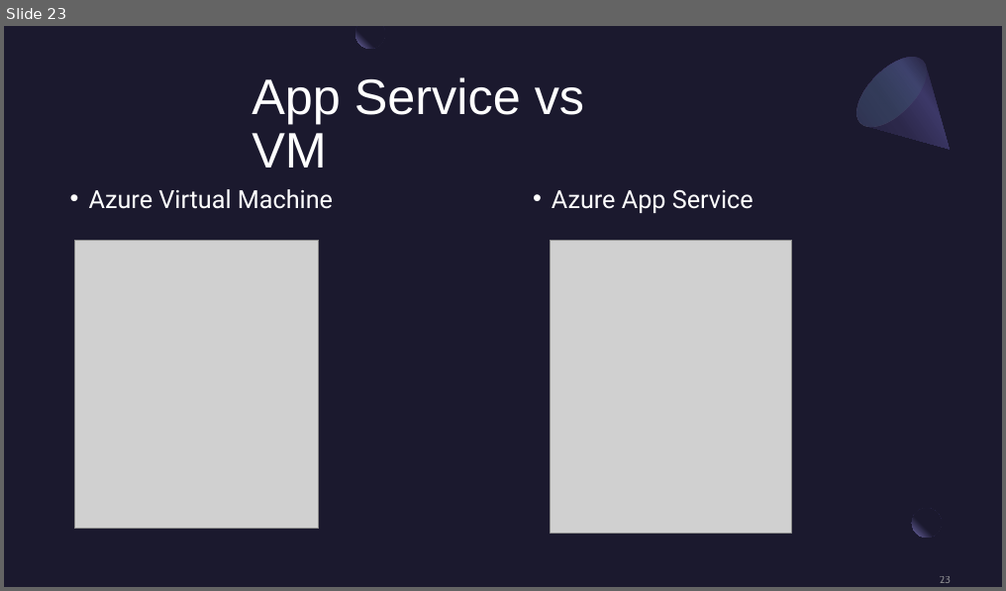
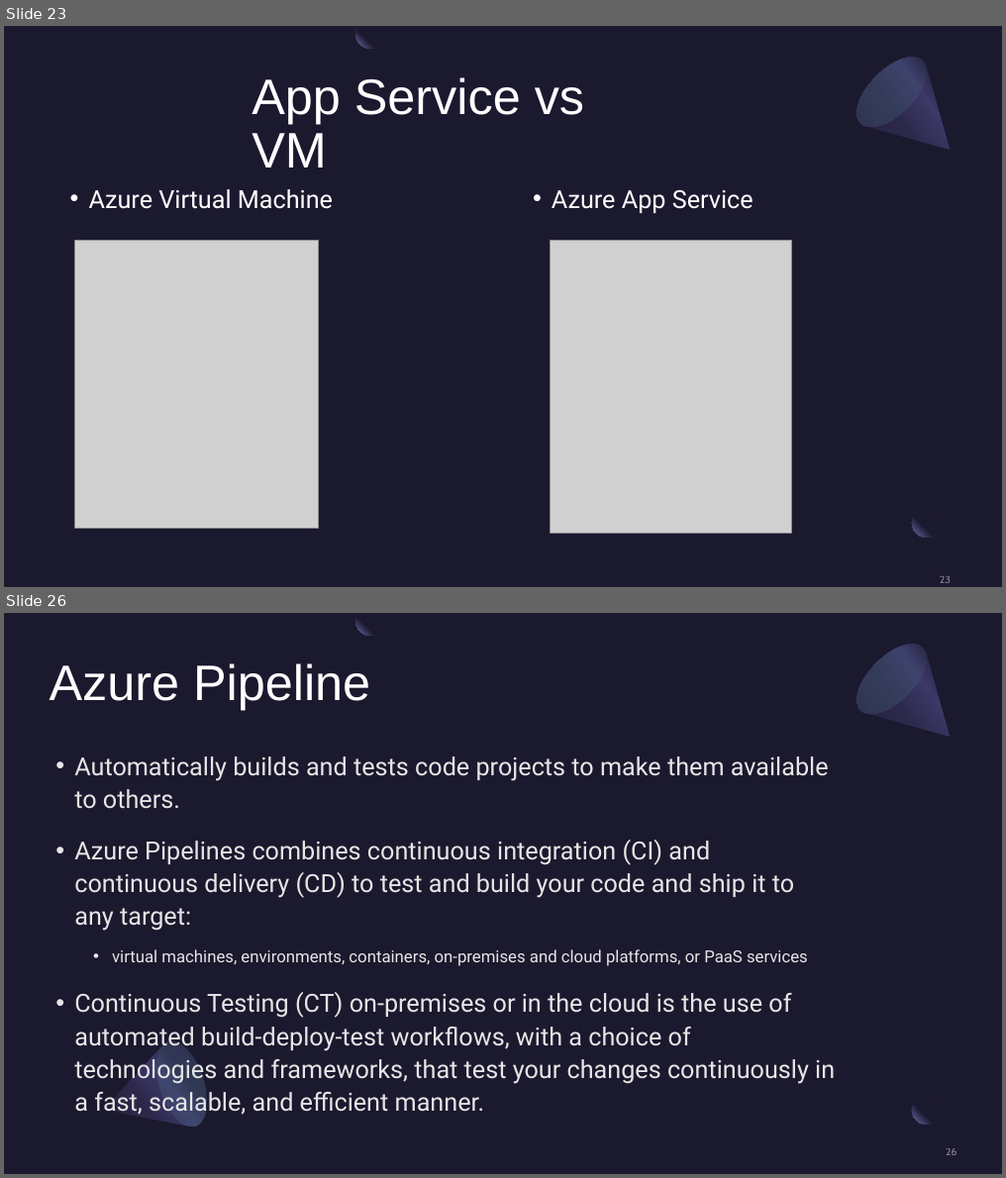
Before and after one commit to BrianChen0527/postgreSQL, a slide deck: MSFT_Azure/Microsoft Azure.pptx. Shown one above the other, each under a label of ours: slide 23 before the commit, slides 23 and 26 after it; the slides between them are not shown. The pictures are 1006x591 and 1006x1178 pixels, drawn with LibreOffice and Linux fonts; fonts in the diff are those of the drawing; grey boxes stand for pictures. Boxes give left, top, right and bottom in pixels: in the first picture for what was removed or moved away, otherwise in the second. Text is boxed around its words. In the diff, an @@ line names an element or a change of style, - is before the commit and + after.

Commit message:
finished with azure presentation

```diff
--- a/MSFT_Azure/Microsoft Azure.pptx
+++ b/MSFT_Azure/Microsoft Azure.pptx
@@ slide 26 added at <box>4,613,1002,1174</box>, background #1B192E; not listed: 2 template elements that a slide beside it also shows @@
@@ freeform shape added at <box>355,613,385,636</box>, fill gradient #1B192E to #7771B2 @@
@@ freeform shape added at <box>846,632,980,767</box>, fill gradient #2C284A to #3C3867 to #1B192E @@
@@ ellipse added at <box>846,632,940,726</box>, fill gradient #454075 to #5BEFC1 @@
@@ title added at <box>50,663,370,710</box>, 48 pt, text #FFFFFF @@
+Azure Pipeline
@@ text added at <box>74,757,835,1117</box>, 24 pt, text #E6E6E6 @@
+• Automatically builds and tests code projects to make them available to others.
+• Azure Pipelines combines continuous integration (CI) and continuous delivery (CD) to test and build your code and ship it to any target:
+  • virtual machines, environments, containers, on-premises and cloud platforms, or PaaS services
+• Continuous Testing (CT) on-premises or in the cloud is the use of automated build-deploy-test workflows, with a choice of technologies and frameworks, that test your changes continuously in a fast, scalable, and efficient manner.
@@ freeform shape added at <box>91,1036,217,1152</box>, fill gradient #2C284A to #3C3867 to #1B192E @@
@@ ellipse added at <box>147,1035,217,1133</box>, fill gradient #454075 to #5BEFC1 @@
@@ page number added at <box>945,1149,956,1156</box>, 10 pt, text #A6A6A6 at 80% opacity @@
+26
```
Also in this commit, not shown: 1 slide changed, 3 other slides added, 6 slides removed.
